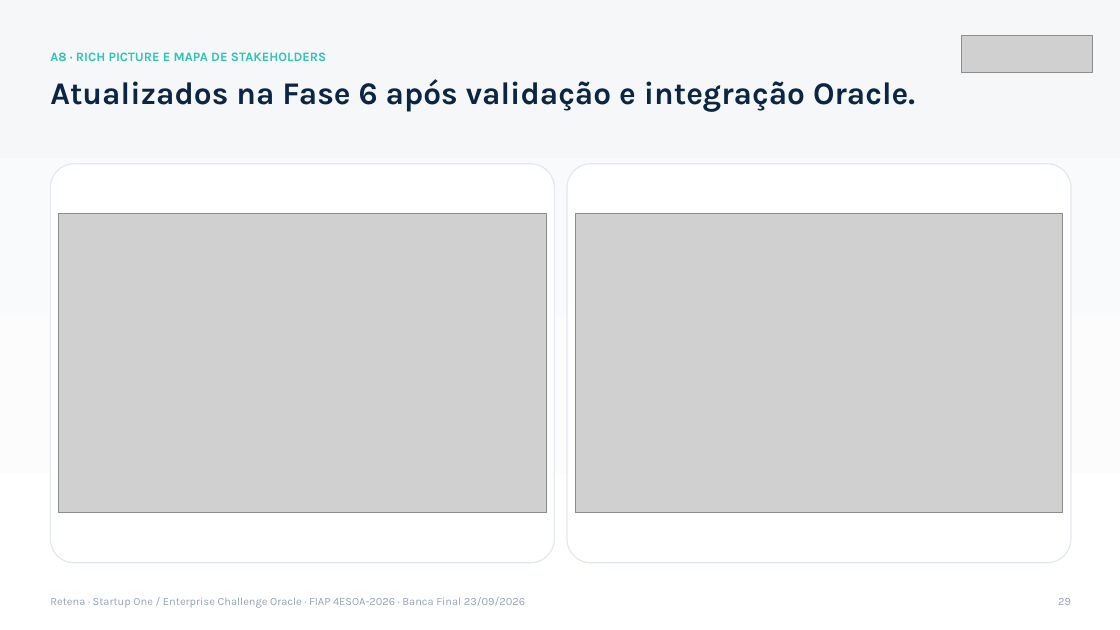
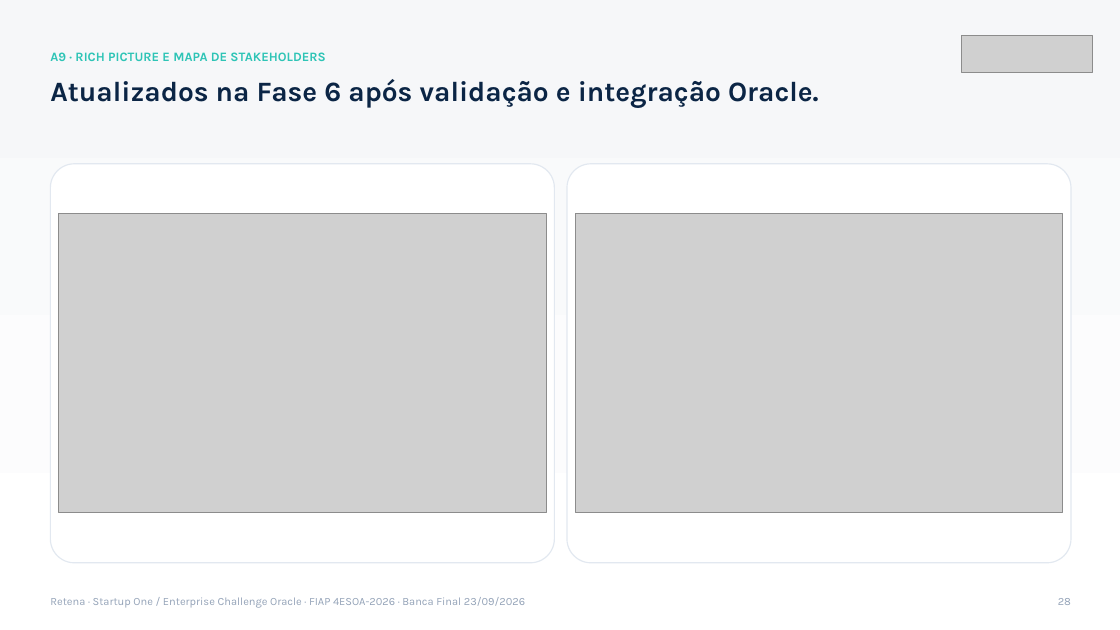
Before and after one commit to LucasHenklain/retena, a slide deck: slide 28 of 09_Kit_Banca_Final/Retena_Banca_Final.pptx (slide 29 before the commit). Drawn at 1120x630 pixels with LibreOffice and Linux fonts; fonts in the diff are those of the drawing; grey boxes stand for pictures. Boxes give left, top, right and bottom in pixels: in the first picture for what was removed or moved away, otherwise in the second. Text is boxed around its words. In the diff, an @@ line names an element or a change of style, - is before the commit and + after.

```diff
--- a/09_Kit_Banca_Final/Retena_Banca_Final.pptx
+++ b/09_Kit_Banca_Final/Retena_Banca_Final.pptx
@@ text at [50,52,325,61]: text changed @@
-A8 · RICH PICTURE E MAPA DE STAKEHOLDERS
+A9 · RICH PICTURE E MAPA DE STAKEHOLDERS
@@ text "Atualizados na Fase 6 após ..." at [50,79,819,107]: size 27 to 24 pt @@
```
Also in this commit, not shown: 26 other slides changed, 7 slides added, 2 slides removed, 19 other files.
